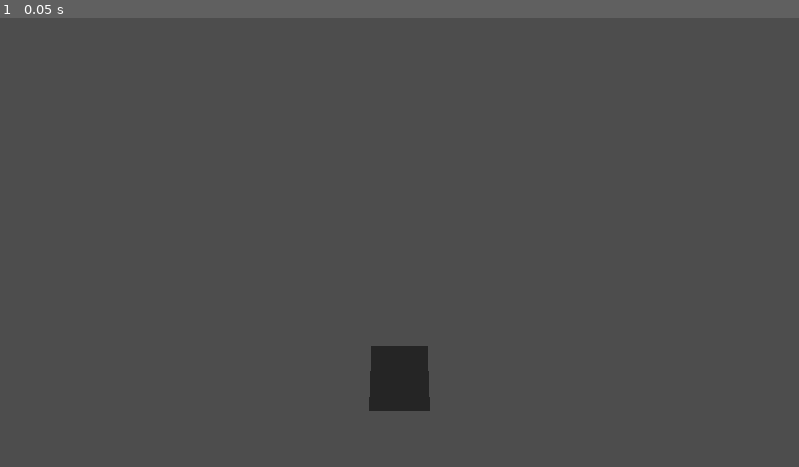
Above: before the commit, frame 1.
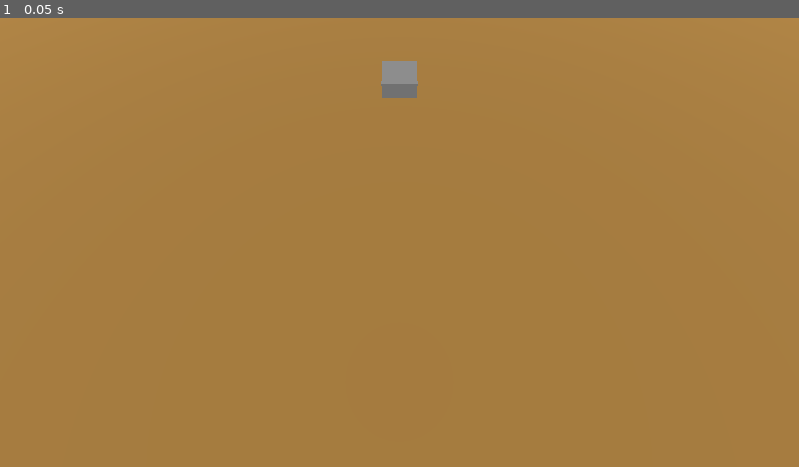
Above: after the commit, the same moment.

Repository: pinguinosod/ggj-graz-2025
Game: Godot game, scene res://main.tscn
The game is run twice, just before and just after one commit, with the same random seed, the same clock (stepped at 60 frames per second) and the same inputs.
Inputs:
- Up to frame 1 (0.05 s): no input

The runs differ from the first frame. In frame 1, 100% of the frame differs, in the area x 0-100%, y 0-100%.

Commit message:
lighting test

Diff:
--- a/main.tscn
+++ b/main.tscn
@@ -1,6 +1,9 @@
-[gd_scene load_steps=2 format=3 uid="uid://by5bscbhfuupo"]
+[gd_scene load_steps=3 format=3 uid="uid://by5bscbhfuupo"]
 
 [sub_resource type="Environment" id="Environment_lmu5s"]
+
+[sub_resource type="StandardMaterial3D" id="StandardMaterial3D_ax0dv"]
+albedo_color = Color(0.66, 0.4884, 0.231, 1)
 
 [node name="main" type="Node3D"]
 
@@ -10,4 +13,15 @@
 [node name="WorldEnvironment" type="WorldEnvironment" parent="."]
 environment = SubResource("Environment_lmu5s")
 
+[node name="Ground" type="Node3D" parent="."]
+
+[node name="CSGBox3D" type="CSGBox3D" parent="Ground"]
+transform = Transform3D(1, 0, 0, 0, 1, 0, 0, 0, 1, -5, 0, 1)
+material_override = SubResource("StandardMaterial3D_ax0dv")
+size = Vector3(100, 0.1, 100)
+
+[node name="DirectionalLight3D" type="DirectionalLight3D" parent="."]
+transform = Transform3D(1, 0, 0, 0, 0.512088, 0.858933, 0, -0.858933, 0.512088, 0, 35.6087, 0)
+
 [node name="CSGBox3D" type="CSGBox3D" parent="."]
+transform = Transform3D(1, 0, 0, 0, 1, 0, 0, 0, 1, 0, 0, -7.84208)
